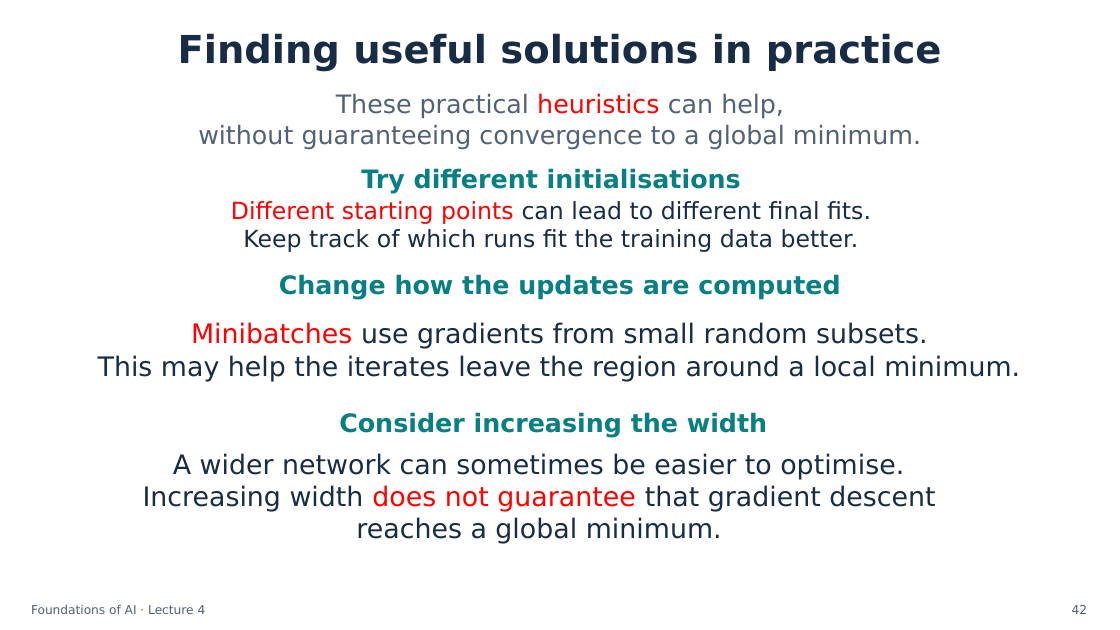
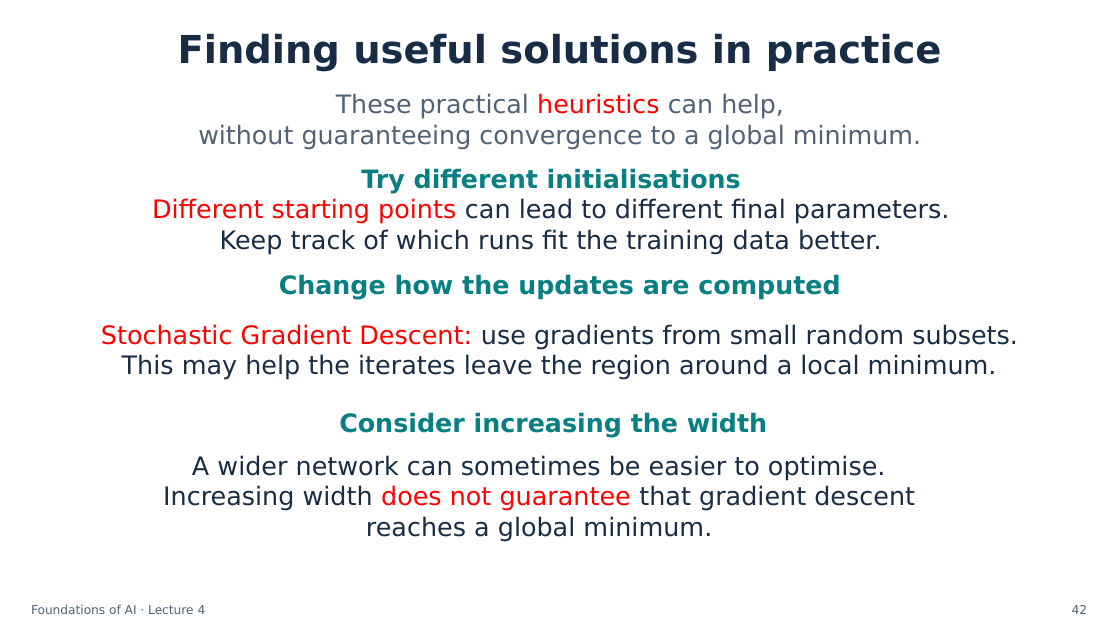
Before and after one commit to semtm0051/2026_27, a slide deck: slide 42 of Week_04/Slides/Week_04 - Slides.pptx. Drawn at 1120x630 pixels with LibreOffice and Linux fonts; fonts in the diff are those of the drawing. Boxes give left, top, right and bottom in pixels: in the first picture for what was removed or moved away, otherwise in the second. Text is boxed around its words. In the diff, an @@ line names an element or a change of style, - is before the commit and + after.

Commit message:
Clarify Week 4 neuron terminology and polish slide presentation
Update the lecture deck and matching PDF. Correct weighted sum, improve bias colour contrast, and reveal architecture details on click while keeping the tent formula on one line.

```diff
--- a/Week_04/Slides/Week_04 - Slides.pptx
+++ b/Week_04/Slides/Week_04 - Slides.pptx
@@ text at bbox=[152, 198, 950, 224]: text changed; size 20.2 to 21.8 pt @@
-Different starting points can lead to different final fits.
+Different starting points can lead to different final parameters.
@@ text at bbox=[220, 229, 882, 255]: size 20.2 to 21.8 pt in "Keep track of which runs fit the ..." @@
@@ text at bbox=[101, 324, 1018, 350]: text changed; size 23 to 21.8 pt @@
-Minibatches use gradients from small random subsets.
+Stochastic Gradient Descent: use gradients from small random subsets.
@@ text at bbox=[122, 354, 997, 380]: size 23 to 21.8 pt in "This may help the iterates leave the ..." @@
@@ text "A wider network can sometimes ..." at bbox=[163, 455, 915, 542]: size 23 to 21.8 pt @@
```
Also in this commit, not shown: 12 other slides changed, 1 other file.
